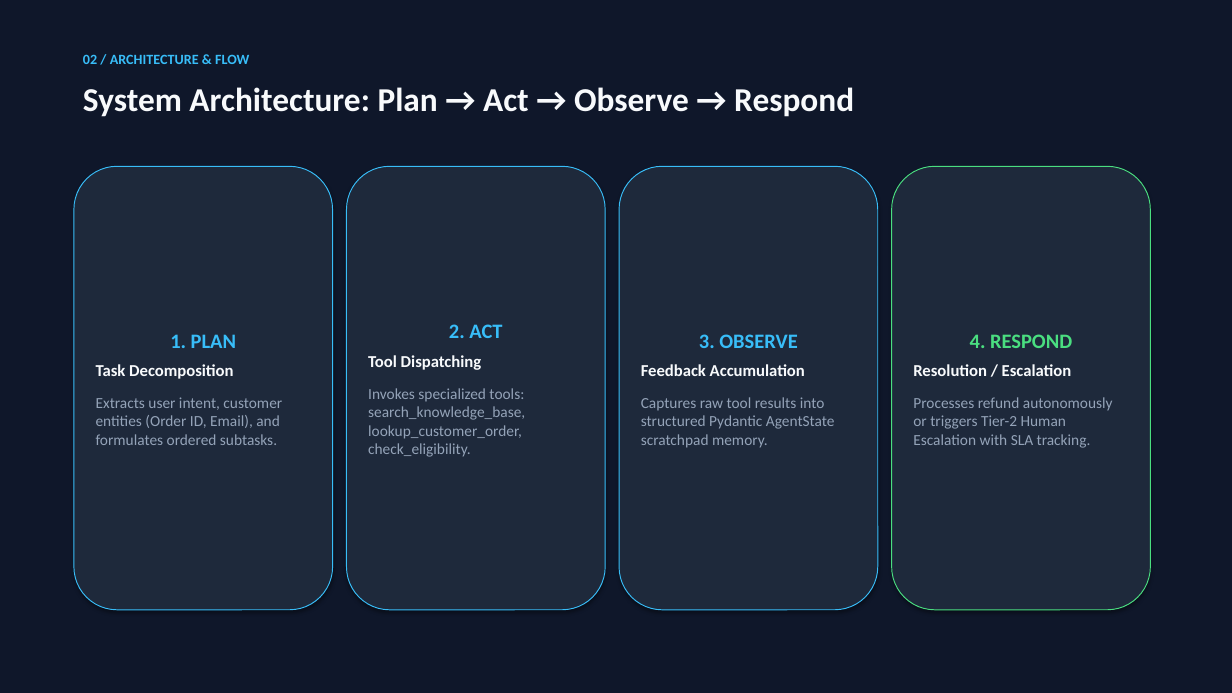
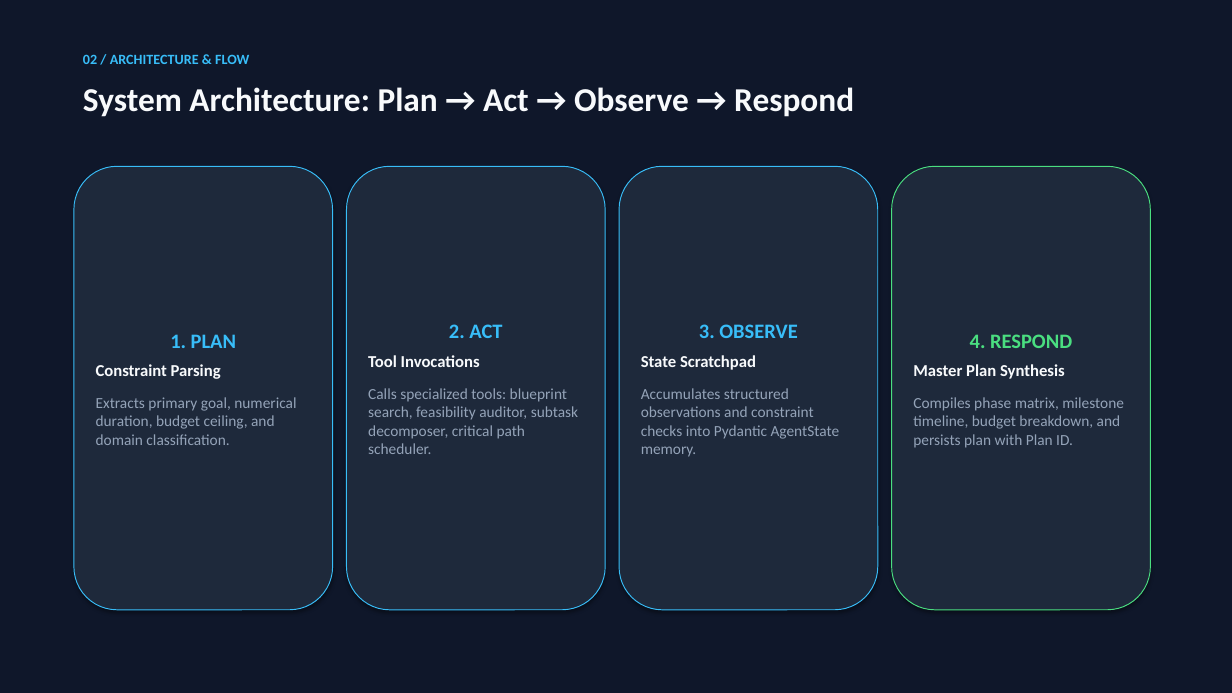
Before and after one commit to Anandha-raaman/Chatbot-Techvruk, a slide deck: slide 3 of Techvruk_Agentic_System_Presentation.pptx. Drawn at 1232x693 pixels with LibreOffice and Linux fonts; fonts in the diff are those of the drawing. Boxes give left, top, right and bottom in pixels: in the first picture for what was removed or moved away, otherwise in the second. Text is boxed around its words. In the diff, an @@ line names an element or a change of style, - is before the commit and + after.

Commit message:
feat: implement Task Planner Agent with ReAct goal decomposition, 3-day trip benchmark, and updated PPTX deck

```diff
--- a/Techvruk_Agentic_System_Presentation.pptx
+++ b/Techvruk_Agentic_System_Presentation.pptx
@@ text in rounded rectangle at <box>368,355,578,454</box>: text changed @@
-Tool Dispatching
-Invokes specialized tools: search_knowledge_base, lookup_customer_order, check_eligibility.
+Tool Invocations
+Calls specialized tools: blueprint search, feasibility auditor, subtask decomposer, critical path scheduler.
@@ text in rounded rectangle at <box>641,355,840,457</box>: text changed @@
-Feedback Accumulation
-Captures raw tool results into structured Pydantic AgentState scratchpad memory.
+State Scratchpad
+Accumulates structured observations and constraint checks into Pydantic AgentState memory.
@@ text in rounded rectangle at <box>96,364,296,445</box>: text changed @@
-Task Decomposition
-Extracts user intent, customer entities (Order ID, Email), and formulates ordered subtasks.
+Constraint Parsing
+Extracts primary goal, numerical duration, budget ceiling, and domain classification.
@@ text in rounded rectangle at <box>913,364,1124,448</box>: text changed @@
-Resolution / Escalation
-Processes refund autonomously or triggers Tier-2 Human Escalation with SLA tracking.
+Master Plan Synthesis
+Compiles phase matrix, milestone timeline, budget breakdown, and persists plan with Plan ID.
```
Also in this commit, not shown: 3 other slides changed, 1 slide added, 1 slide removed, 17 other files.
